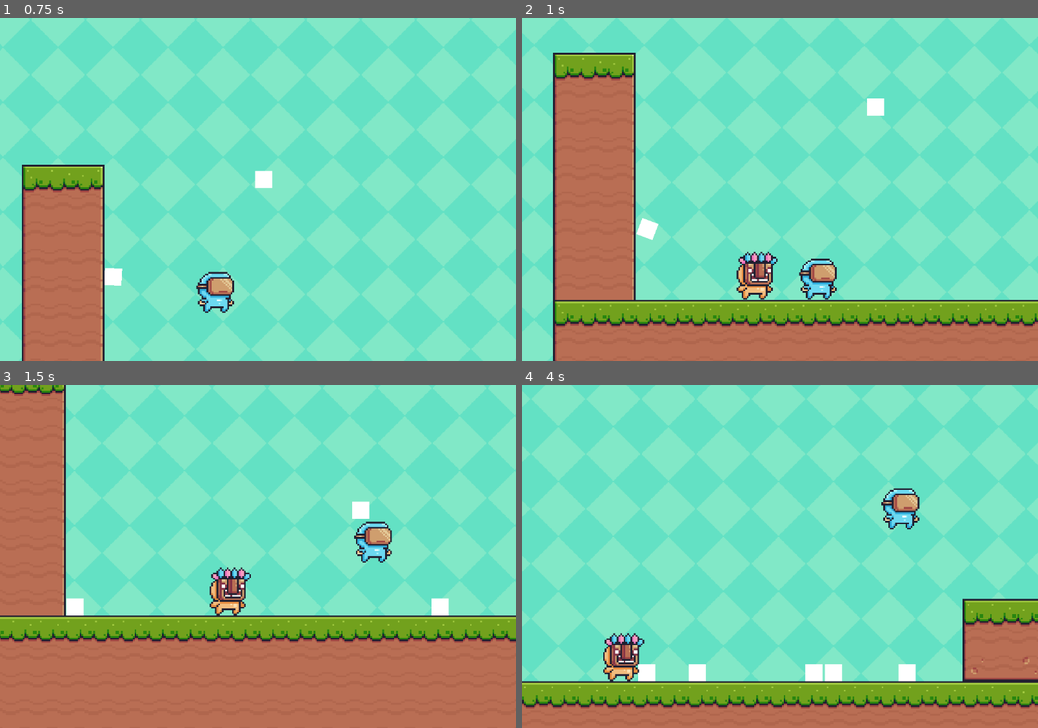
Above: before the commit, frames 1-4 (two rows, left to right).
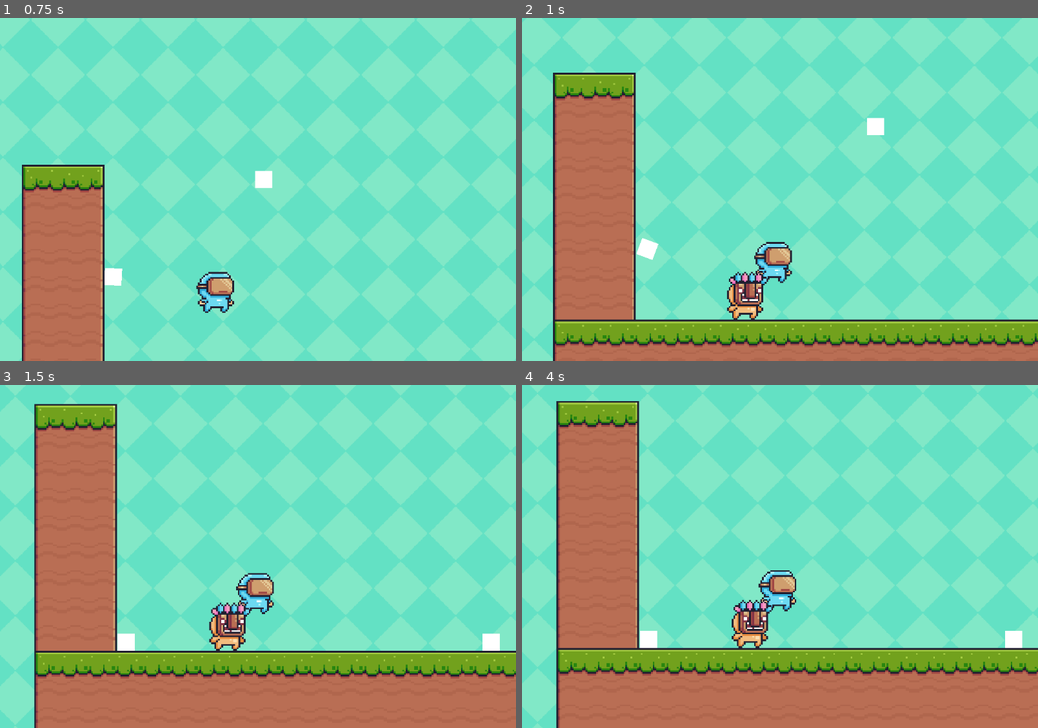
Above: after the commit, the same moments.

Repository: Minyguy/GameJamS2024
Game: Godot game, scene res://Subscenes/node_2d.tscn
Same seed, same stepped clock (60 frames per second), same inputs: the game is played once before the commit and once after it.
Inputs (mouse positions are in pixels of both pictures, inside the frame that each line leads up to):
- Up to frame 1 (0.75 s): move the mouse to (371, 172) at 0.52 s; press the mouse at (371, 172) at 0.53 s; hold Right (ui_right) from 0.53 s (still down)
- Up to frame 2 (1 s): keep holding Right (ui_right); tap Space (jump) at 0.77, 0.8 s
- Up to frame 3 (1.5 s): keep holding Right (ui_right); tap Space (jump) at 1.07, 1.35 s; move the mouse to (154, 573) at 1.27 s; release the mouse at (154, 573) at 1.28 s
- Up to frame 4 (4 s): tap Space (jump) at 1.52, 1.82, 2.3, 3.02, 3.32 s; click (676, 573) at 1.55 s; move the mouse to (831, 481) at 2.02 s; release Right (ui_right) at 2.03 s; press the mouse at (831, 481) at 2.03 s; hold Left (ui_left) 2.03-2.78 s; move the mouse to (754, 625) at 2.77 s; release the mouse at (754, 625) at 2.78 s; hold Right (ui_right) from 2.78 s (still down); click (754, 625) at 2.85 s; move the mouse to (934, 607) at 3.52 s; hold Space (jump) from 3.53 s (still down)

Frame 1 is identical in both runs. In frame 2, 48% of the frame differs, in the area x 0-100%, y 0-100%; in frame 3, 56%; in frame 4, 78%.

Commit message:
You can now die if you touch an enemy

Diff:
--- a/Scripts/PlayerScript.gd
+++ b/Scripts/PlayerScript.gd
@@ -7,6 +7,7 @@
 var base_shoot_cd = 30
 var curr_shoot_cd = 0
 var mouse = Vector2(0,0)
+var alive = true
 @onready var bullet_path = preload("res://Subscenes/Bullet.tscn")
 
 
@@ -17,13 +18,14 @@
 	add_sibling(bulletInst)
 
 func _process(delta):
-	if not curr_shoot_cd:
-		if Input.is_action_pressed("shoot"):
-			print(get_global_mouse_position())
-			shoot_bullet(get_global_mouse_position(),100)
-			curr_shoot_cd = base_shoot_cd
-	else:
-		curr_shoot_cd = move_toward(curr_shoot_cd, 0, 1)
+	if (alive):
+		if not curr_shoot_cd:
+			if Input.is_action_pressed("shoot"):
+				print(get_global_mouse_position())
+				shoot_bullet(get_global_mouse_position(),100)
+				curr_shoot_cd = base_shoot_cd
+		else:
+			curr_shoot_cd = move_toward(curr_shoot_cd, 0, 1)
 
 
 func _physics_process(delta):
@@ -31,22 +33,29 @@
 	# Get the input direction and handle the movement/deceleration.
 	# As good practice, you should replace UI actions with custom gameplay actions.
 
-	if not is_on_floor() and Input.is_action_just_pressed("jump"):
+	if not is_on_floor() and Input.is_action_pressed("jump") and alive:
 		velocity.y += gravity * delta - FLOAT_MOD * delta
 	elif not is_on_floor():
 		velocity.y += gravity * delta
 
 	# Handle jump.
-	if Input.is_action_just_pressed("jump") and is_on_floor():
+	if Input.is_action_just_pressed("jump") and is_on_floor() and alive:
 		print("JUMP")
 		velocity.y = -JUMP_VELOCITY
 
 	# Get the input direction and handle the movement/deceleration.
 	# As good practice, you should replace UI actions with custom gameplay actions.
 	var direction = Input.get_axis("ui_left", "ui_right")
-	if direction:
+	if direction and alive:
 		velocity.x = direction * SPEED
 	else:
 		velocity.x = move_toward(velocity.x, 0, SPEED)
 
 	move_and_slide()
+
+	for index in get_slide_collision_count():
+		var collisionStuff := get_slide_collision(index)
+		var body := collisionStuff.get_collider()
+		if body.name == "BasicEnemy":
+			print("YOU DIE!!!!")
+			alive = false
